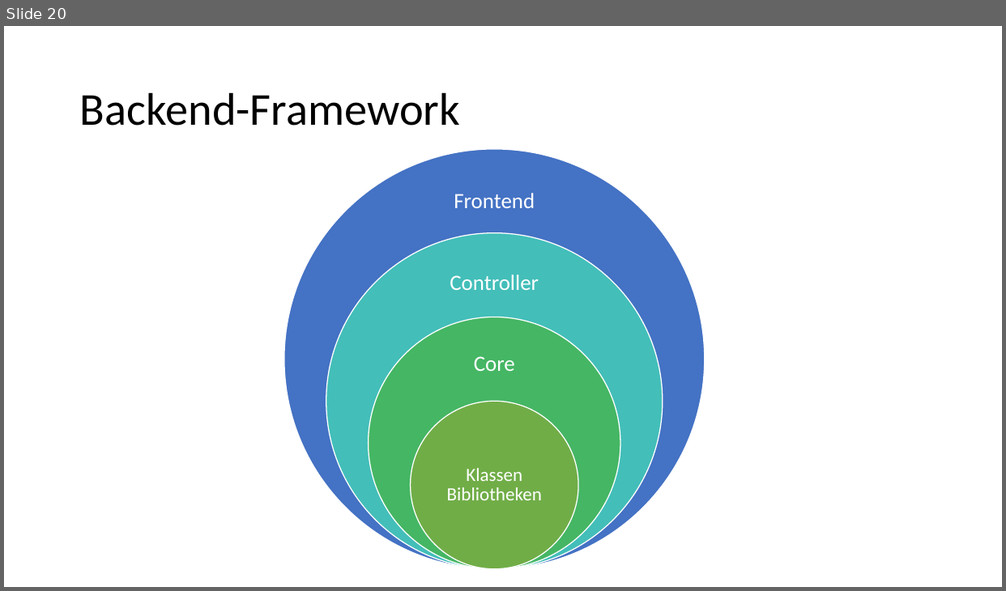
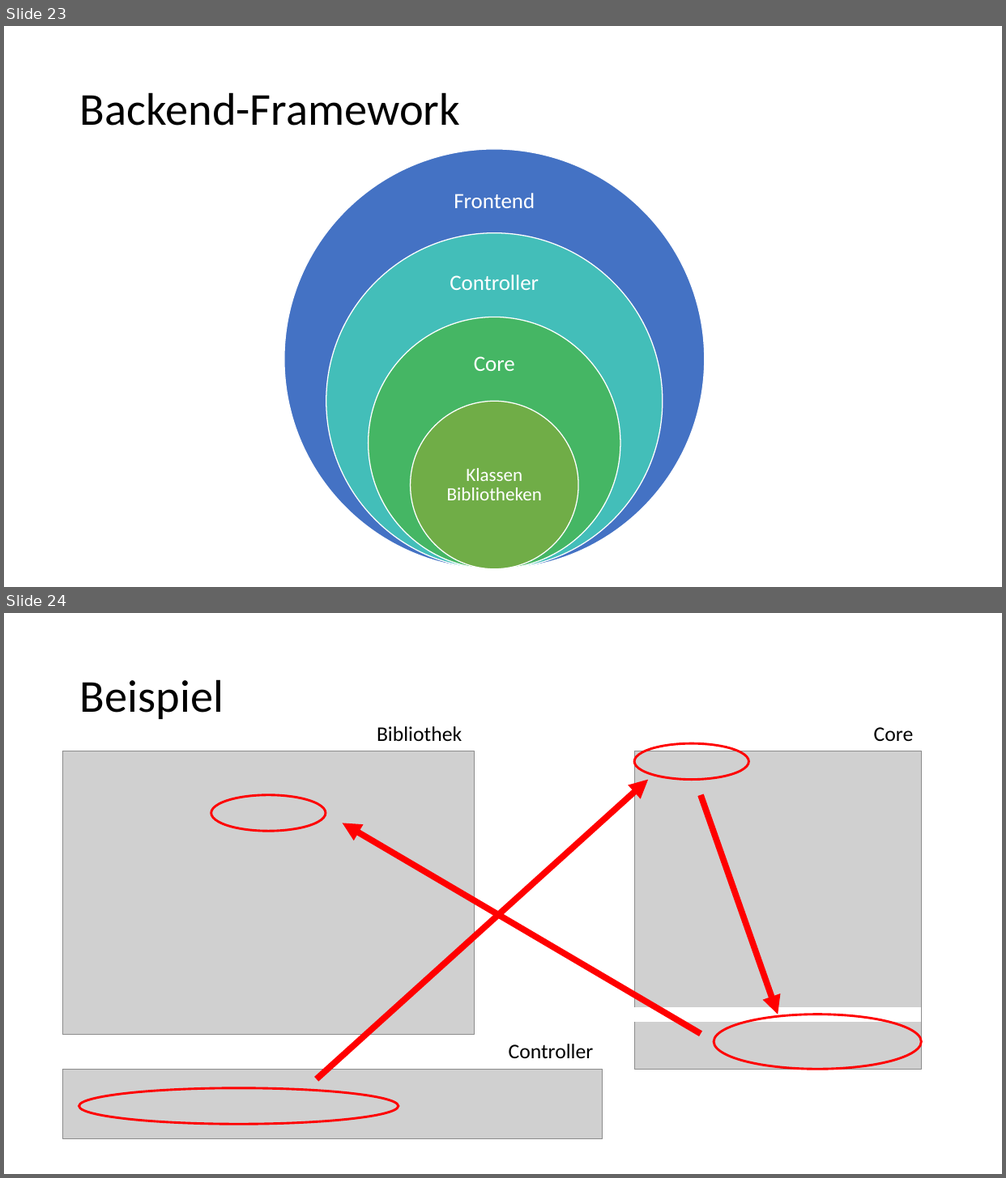
Before and after one commit to Masterarth/PM, a slide deck: documents/projectmanagement/Praesentationen/Vorstellung_Zwischenpräsentation - Kopie.pptx. Shown one above the other, each under a label of ours: slide 20 before the commit, slides 23 and 24 after it. The pictures are 1006x591 and 1006x1178 pixels, drawn with LibreOffice and Linux fonts; fonts in the diff are those of the drawing; grey boxes stand for pictures. Boxes give left, top, right and bottom in pixels: in the first picture for what was removed or moved away, otherwise in the second. Text is boxed around its words. In the diff, an @@ line names an element or a change of style, - is before the commit and + after.

```diff
--- a/documents/projectmanagement/Praesentationen/Vorstellung_Zwischenpräsentation - Kopie.pptx
+++ b/documents/projectmanagement/Praesentationen/Vorstellung_Zwischenpräsentation - Kopie.pptx
@@ slide 24 added at [4, 613, 1002, 1174], background #FFFFFF @@
@@ title added at [80, 679, 224, 719], 44 pt, text #000000 @@
+Beispiel
@@ text added at [377, 726, 462, 741], 20 pt, text #000000 @@
+Bibliothek
@@ text added at [874, 727, 914, 741], 20 pt, text #000000 @@
+Core
@@ picture added at [63, 752, 474, 1035] @@
@@ picture added at [634, 752, 921, 1015] @@
@@ ellipse added at [634, 743, 749, 779], outline #FF0000 2.25 pt @@
@@ arrow added from (316, 1080) to (649, 779), #FF0000 6 pt @@
@@ ellipse added at [211, 795, 326, 831], outline #FF0000 2.25 pt @@
@@ arrow added from (701, 795) to (778, 1014), #FF0000 6 pt @@
@@ arrow added from (701, 1033) to (343, 824), #FF0000 6 pt @@
@@ picture added at [634, 1014, 921, 1069] @@
@@ rectangle added at [635, 1008, 921, 1022], fill #FFFFFF, outline #FFFFFF 1 pt @@
@@ ellipse added at [714, 1014, 921, 1069], outline #FF0000 2.25 pt @@
@@ text added at [509, 1044, 594, 1059], 20 pt, text #000000 @@
+Controller
@@ picture added at [63, 1070, 603, 1140] @@
@@ ellipse added at [79, 1088, 398, 1124], outline #FF0000 2.25 pt @@
@@ what was slide 20 is now slide 23 @@
```
Also in this commit, not shown: 3 slides changed, 3 other slides added.
